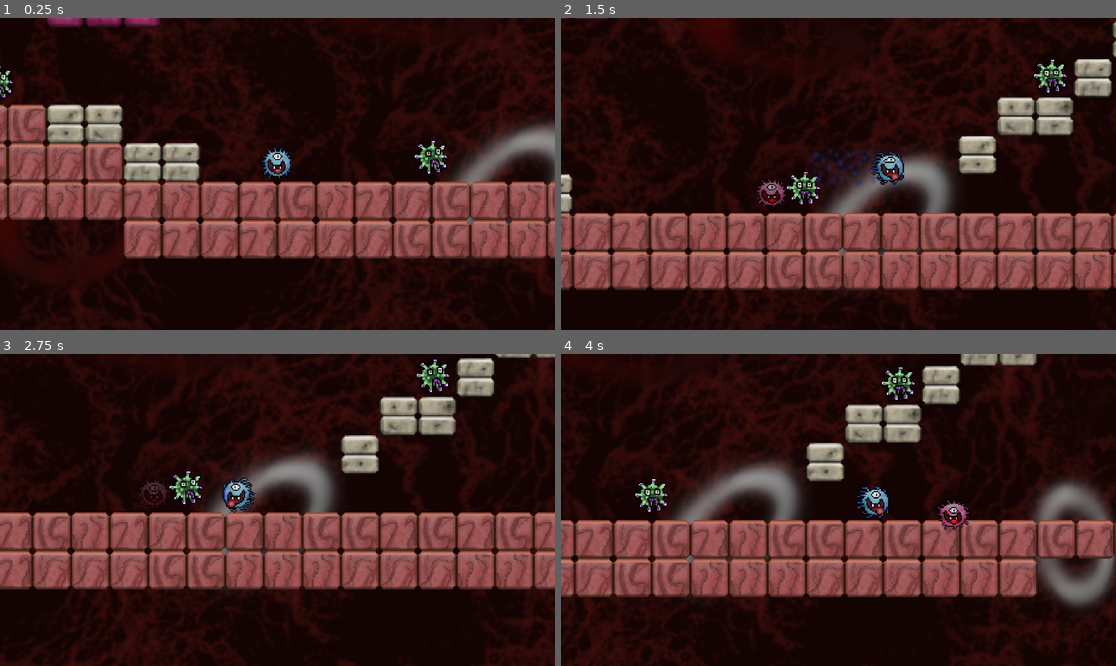
Above: before the commit, frames 1-4 (two rows, left to right).
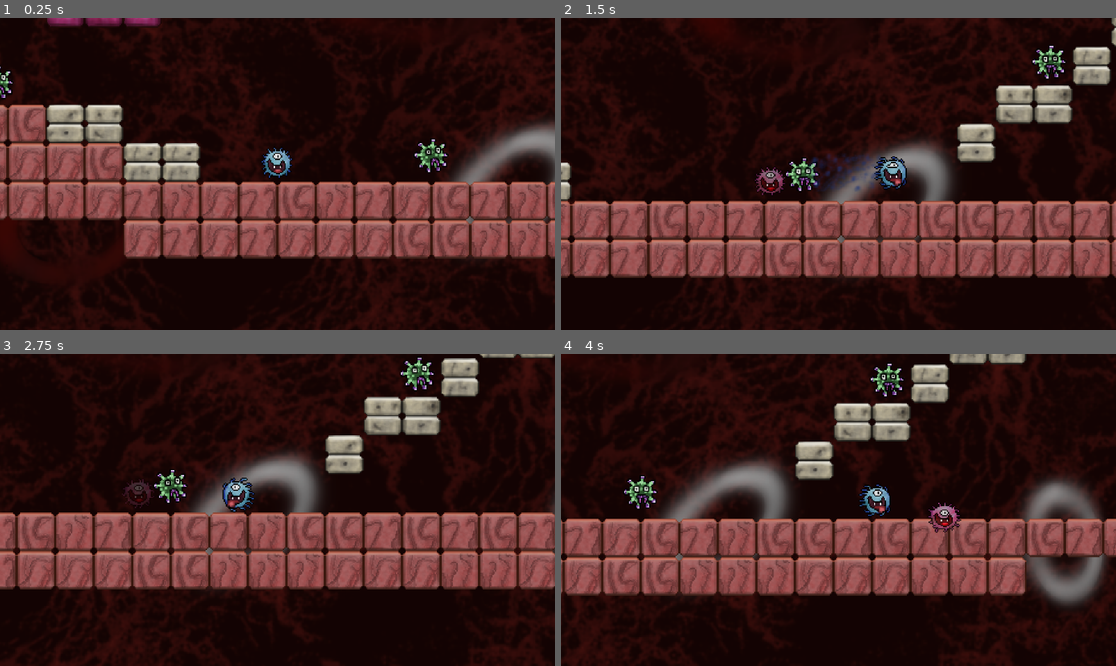
Above: after the commit, the same moments.

Repository: golanshabi/-VirusGame
Game: Godot game, scene res://game.tscn
The game is run twice, just before and just after one commit, with the same random seed, the same clock (stepped at 60 frames per second) and the same inputs. The engine's default icon, where the game draws it, is replaced by a stand-in: a white triangle on a blue panel in a dark square.
Inputs (mouse positions are in pixels of both pictures, inside the frame that each line leads up to):
- Up to frame 1 (0.25 s): no input
- Up to frame 2 (1.5 s): tap Enter (ui_accept) at 0.5 s; move the mouse to (960, 158) at 0.52 s; press the mouse at (960, 158) at 0.53 s; hold Right (ui_right) from 0.53 s (still down); tap Space (jump) at 0.77 s; move the mouse to (727, 189) at 1.27 s; release the mouse at (727, 189) at 1.28 s; tap Shift (dash) at 1.35 s
- Up to frame 3 (2.75 s): tap Space (jump) at 1.52 s; move the mouse to (333, 441) at 2.02 s; release Right (ui_right) at 2.03 s; press the mouse at (333, 441) at 2.03 s; hold Left (ui_left) from 2.03 s (still down)
- Up to frame 4 (4 s): move the mouse to (810, 572) at 2.77 s; release Left (ui_left) at 2.78 s; release the mouse at (810, 572) at 2.78 s; hold Right (ui_right) from 2.78 s (still down); tap Shift (dash) at 2.85 s; tap Space (jump) at 3.02, 3.77 s; move the mouse to (1005, 556) at 3.52 s; press the mouse at (1005, 556) at 3.53 s

The runs differ from the first frame. In frame 1, 1.5% of the frame differs, in the area x 0-100%, y 0-77%; in frame 2, 29%, in the area x 0-100%, y 0-100%; in frame 3, 20%; in frame 4, 25%.

Commit message:
tuned movement and added enemy bop

Diff:
--- a/Virus_enemy/virus_enemy.gd
+++ b/Virus_enemy/virus_enemy.gd
@@ -2,6 +2,15 @@
 
 var hp = 20
 var dead : bool = false
+var time : float = 0.0
+var start_seed = 0
+var mag = 0.2
+var freq = 15
+var max_time_limit = 10000000
+
+func _ready():
+	start_seed = randf()
+	time = start_seed * 1000
 
 func hit_enemy():
 	if !dead:
@@ -11,3 +20,9 @@
 		dead = true
 		#play death animation
 		get_node(".").queue_free()
+
+func _process(delta):
+	time += delta * freq
+	if(time > max_time_limit):
+		time = start_seed
+	position.y += sin(time) * mag
--- a/player.gd
+++ b/player.gd
@@ -2,9 +2,10 @@
 
 
 const SPEED = 200.0
-const DASH_SPEED = 275
-const JUMP_SINGLE_VELOCITY = -300.0
-const GRAVITY_REDUCTION_RATIO = 0.65
+const DASH_SPEED = 300
+const gravity_mult = 1.2
+const JUMP_SINGLE_VELOCITY = -325.0
+const GRAVITY_REDUCTION_RATIO = 0.6
 const DASH_COOLDOWN_SEC = 2.5
 
 const CLONE_DURATION = 3
@@ -32,12 +33,10 @@
 		dash.startDashing(dash_duration, DASH_COOLDOWN_SEC, $AnimatedSprite2D)
 	# Add the gravity.
 	if not is_on_floor():
-		var gravity = get_gravity() * delta
+		var gravity = get_gravity() * delta * gravity_mult
 		if velocity.y < 0 and Input.is_action_pressed("ui_accept"):
 			gravity = gravity * GRAVITY_REDUCTION_RATIO
 		velocity += gravity
-
-
 
 	if Input.is_action_just_pressed("jump") and is_on_floor() and !is_in_knockback:
 		velocity.y = JUMP_SINGLE_VELOCITY
@@ -45,7 +44,6 @@
 	if Input.is_action_pressed("clone_aim") and cloner.is_clone_allowed() and !is_in_knockback:
 		var vec : Vector2 = get_global_mouse_position()
 		cloner.do_clone(CLONE_COOLDOWN, vec)
-
 
 	# Get the input direction and handle the movement/deceleration.
 	# As good practice, you should replace UI actions with custom gameplay actions.
--- a/virus_enemy.tscn
+++ b/virus_enemy.tscn
@@ -49,7 +49,7 @@
 height = 27.9997
 
 [sub_resource type="RectangleShape2D" id="RectangleShape2D_7r43d"]
-size = Vector2(16, 2)
+size = Vector2(16, 4)
 
 [node name="Virus_enemy" type="CharacterBody2D"]
 script = ExtResource("1_7r43d")
@@ -66,7 +66,7 @@
 script = ExtResource("2_sliqx")
 
 [node name="CollisionShape2D" type="CollisionShape2D" parent="Hit_box"]
-position = Vector2(0, 1)
+position = Vector2(0, 2)
 rotation = -1.57526
 shape = SubResource("CapsuleShape2D_7r43d")
 
@@ -74,7 +74,7 @@
 script = ExtResource("3_qcgxb")
 
 [node name="CollisionShape2D" type="CollisionShape2D" parent="Damage_area"]
-position = Vector2(0, -12)
+position = Vector2(0, -13)
 shape = SubResource("RectangleShape2D_7r43d")
 
 [connection signal="body_entered" from="Hit_box" to="Hit_box" method="_on_body_entered"]
Not shown, added: Assetes/Music/bg_track_virus.wav
